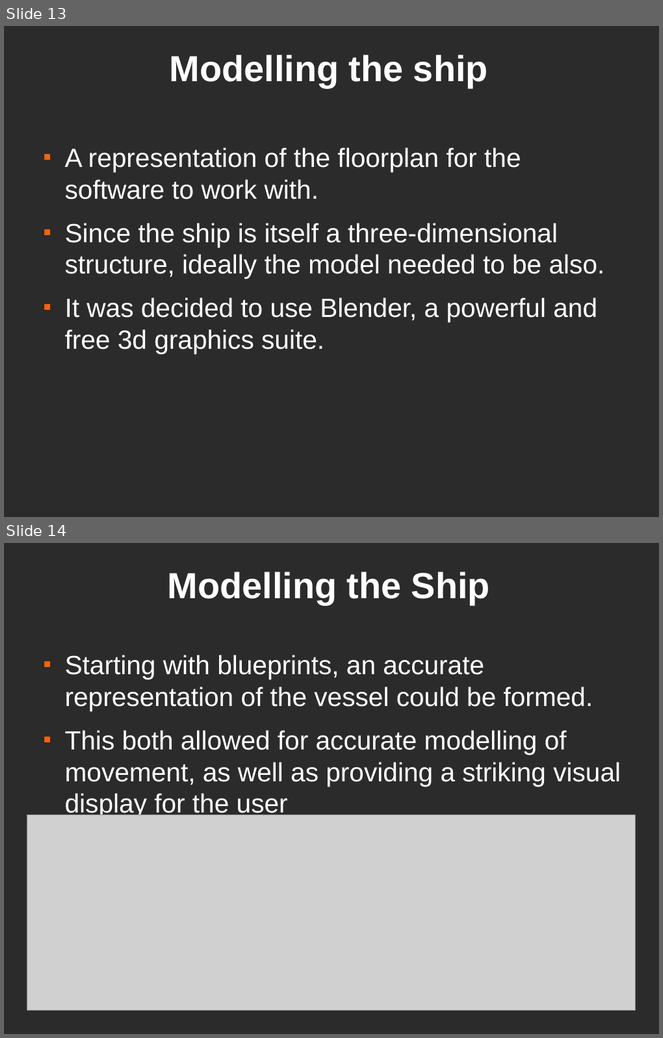
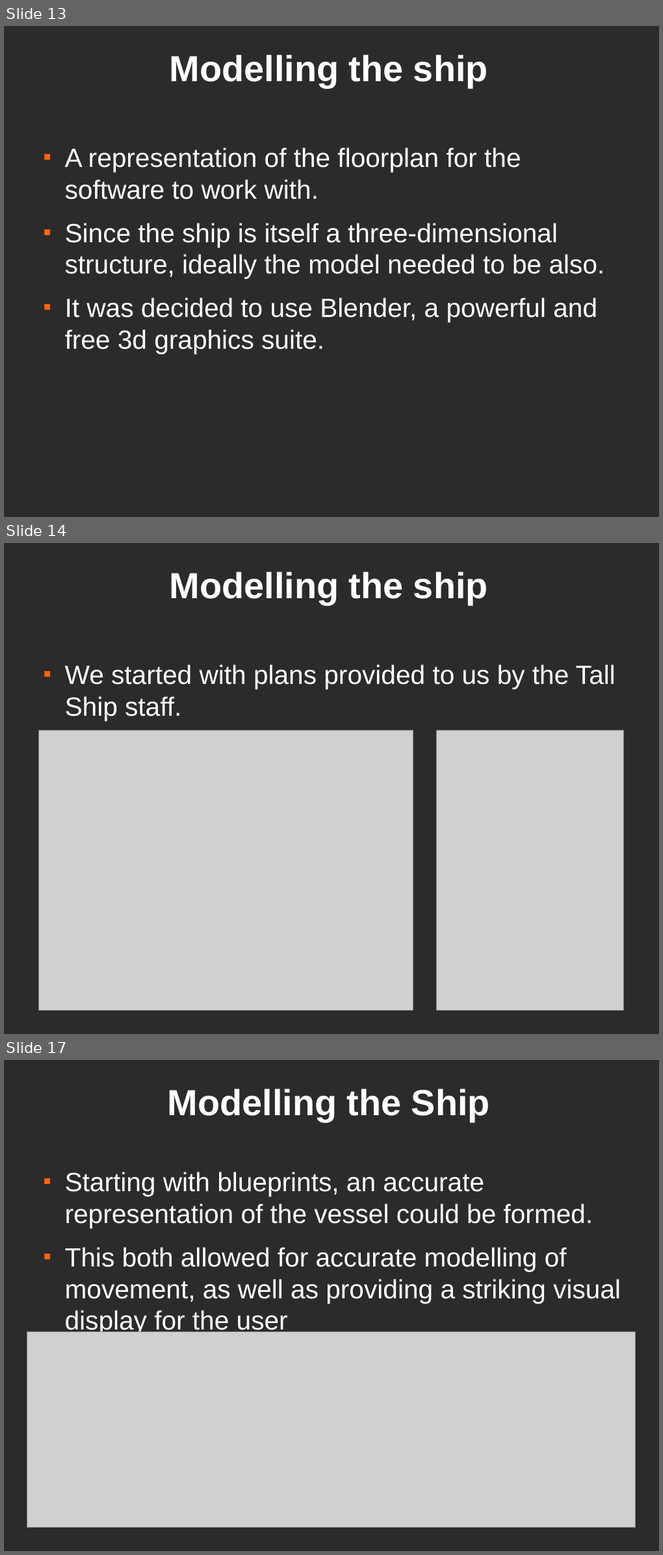
Before and after one commit to dantomosoiu/teamproject, a slide deck: Presentation/TeamProjectPresentation.odp. Shown one above the other, each under a label of ours: slides 13 and 14 before the commit, slides 13, 14 and 17 after it; the slides between them are not shown. The pictures are 663x1038 and 663x1555 pixels, drawn with LibreOffice and Linux fonts; fonts in the diff are those of the drawing; grey boxes stand for pictures; background and template pictures are left out; a plain dark background stands for a picture behind light text. Boxes give left, top, right and bottom in pixels: in the first picture for what was removed or moved away, otherwise in the second. Text is boxed around its words. In the diff, an @@ line names an element or a change of style, - is before the commit and + after.

```diff
--- a/Presentation/TeamProjectPresentation.odp
+++ b/Presentation/TeamProjectPresentation.odp
@@ slide 14 added at (4, 543, 659, 1034), background picture (left out) @@
@@ title added at (170, 572, 488, 605), 44 pt, text #FFFFFF, bold @@
+Modelling the ship
@@ text added at (65, 665, 616, 721), 32 pt, text #FFFFFF @@
+■ We started with plans provided to us by the Tall Ship staff.
@@ picture added at (39, 730, 414, 1011) @@
@@ picture added at (437, 730, 624, 1011) @@
@@ what was slide 14 is now slide 17 @@
```
Also in this commit, not shown: 5 slides changed, 11 other slides added, 1 slide removed.
